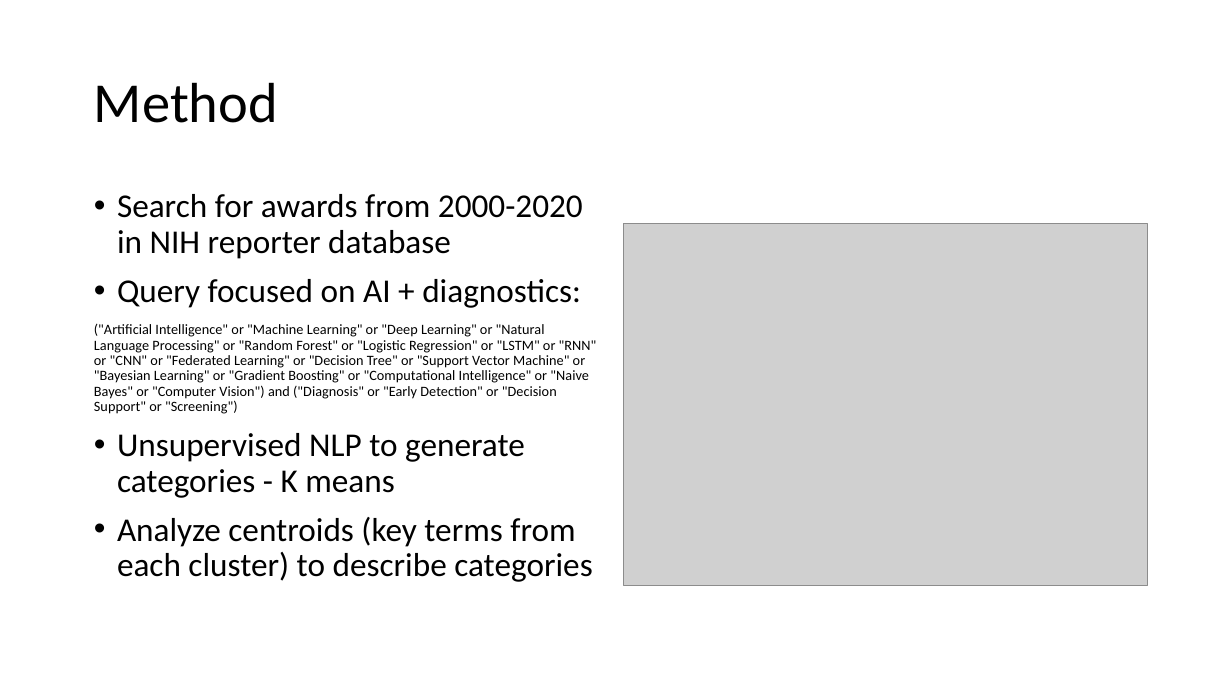
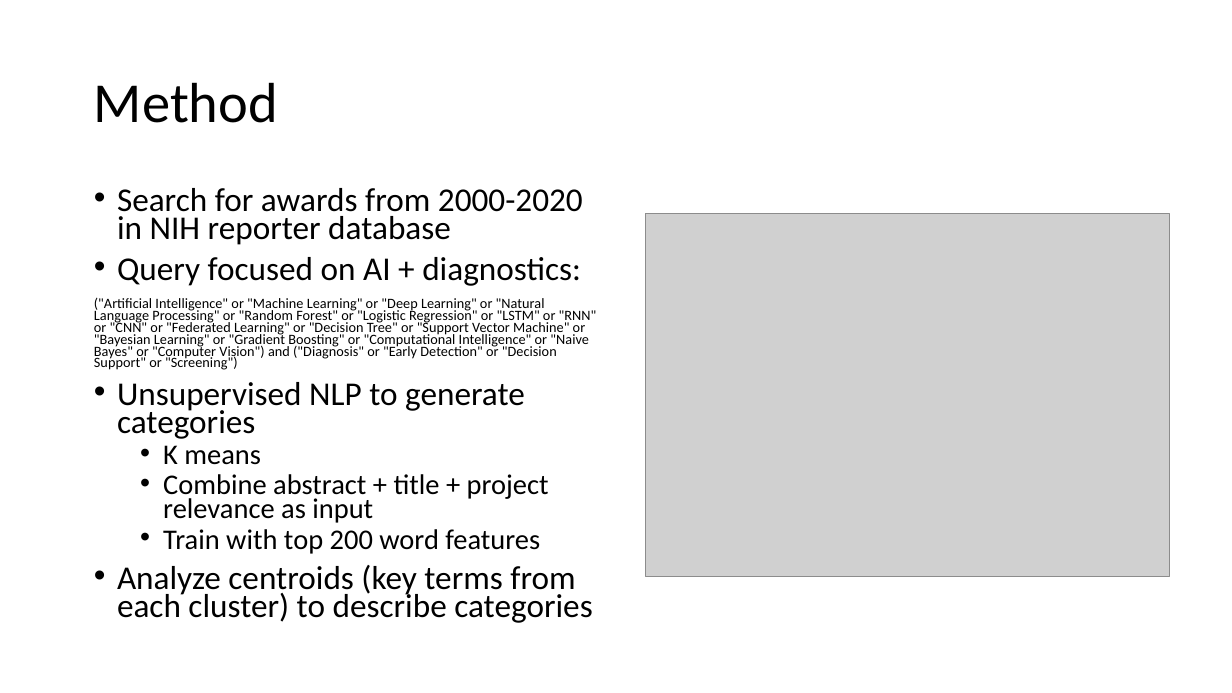
Before and after one commit to sopeeweje/NLP-AI-Diagnosis, a slide deck: slide 2 of interval analysis.pptx. Drawn at 1232x693 pixels with LibreOffice and Linux fonts; fonts in the diff are those of the drawing; grey boxes stand for pictures. Boxes give left, top, right and bottom in pixels: in the first picture for what was removed or moved away, otherwise in the second. Text is boxed around its words. In the diff, an @@ line names an element or a change of style, - is before the commit and + after.

```diff
--- a/interval analysis.pptx
+++ b/interval analysis.pptx
@@ text at bbox=[94, 188, 597, 623]: line spacing 0.9 to 0.7 @@
@@ picture: place and size @@
-picture at bbox=[624, 223, 1148, 585]
+picture at bbox=[646, 213, 1170, 576]
@@ text at bbox=[117, 382, 549, 554]: text changed; size 25.9 to 22.2 pt @@
-• Unsupervised NLP to generate categories - K means
+• Unsupervised NLP to generate categories
+  • K means
+  • Combine abstract + title + project relevance as input
+  • Train with top 200 word features
```
Also in this commit, not shown: 2 other slides changed, 1 other file.
